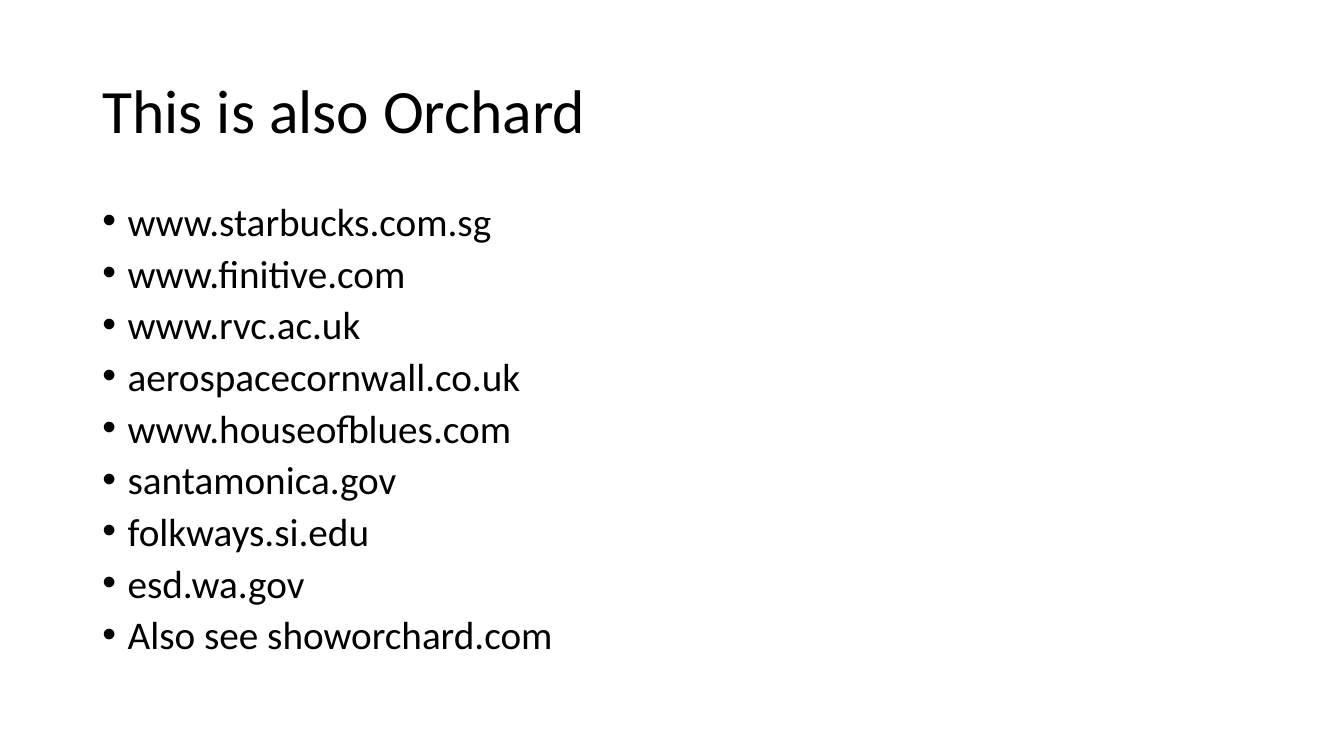
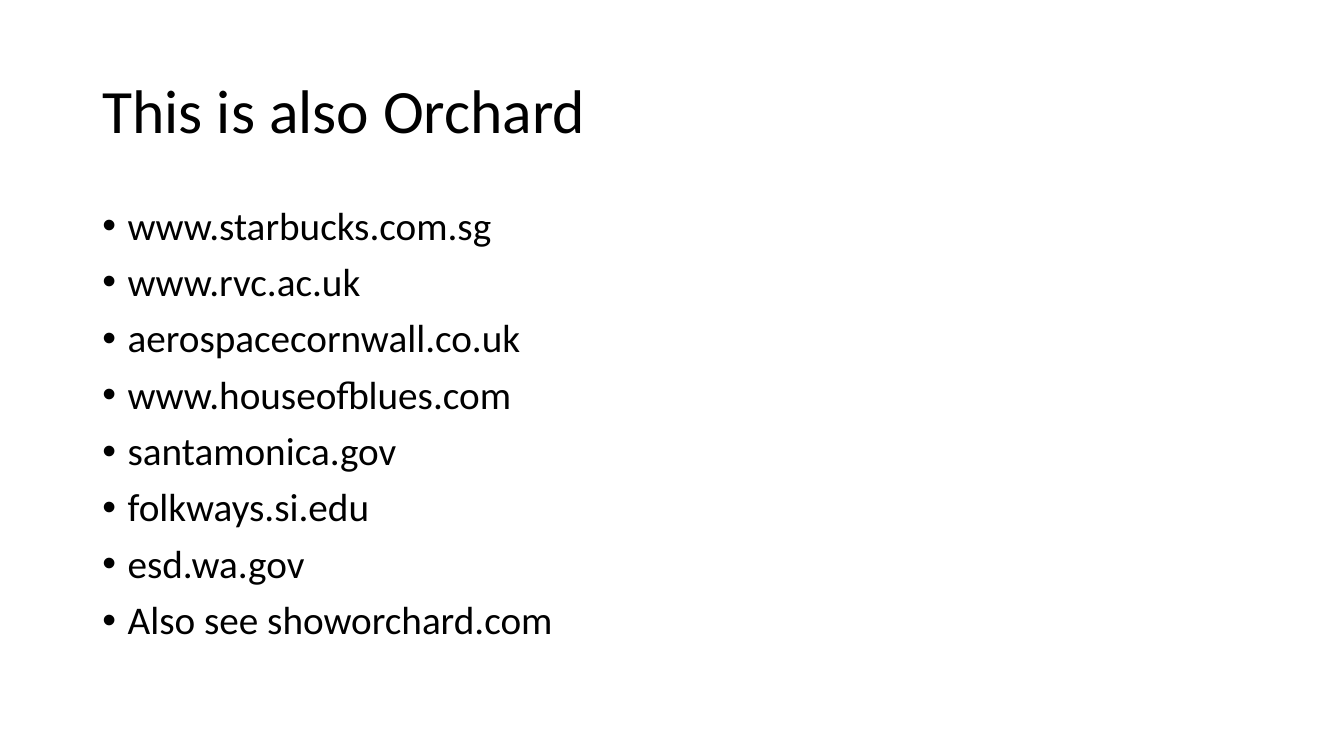
Before and after one commit to Lombiq/Orchard-Ambassadors-Toolbox, a slide deck: slide 10 of IntroductoryTalkTemplate/Orchard Core CMS introductory talk.pptx. Drawn at 1344x756 pixels with LibreOffice and Linux fonts; fonts in the diff are those of the drawing. Boxes give left, top, right and bottom in pixels: in the first picture for what was removed or moved away, otherwise in the second. Text is boxed around its words. In the diff, an @@ line names an element or a change of style, - is before the commit and + after.

Commit message:
Updating example sites, .NET wording

```diff
--- a/IntroductoryTalkTemplate/Orchard Core CMS introductory talk.pptx
+++ b/IntroductoryTalkTemplate/Orchard Core CMS introductory talk.pptx
@@ text "www.starbucks.com.sg" at box(128, 212, 552, 635): line spacing 0.8 to 0.9 @@
@@ text at box(128, 261, 406, 289): paragraph removed @@
-• www.finitive.com
```
Also in this commit, not shown: 1 other slide changed.
